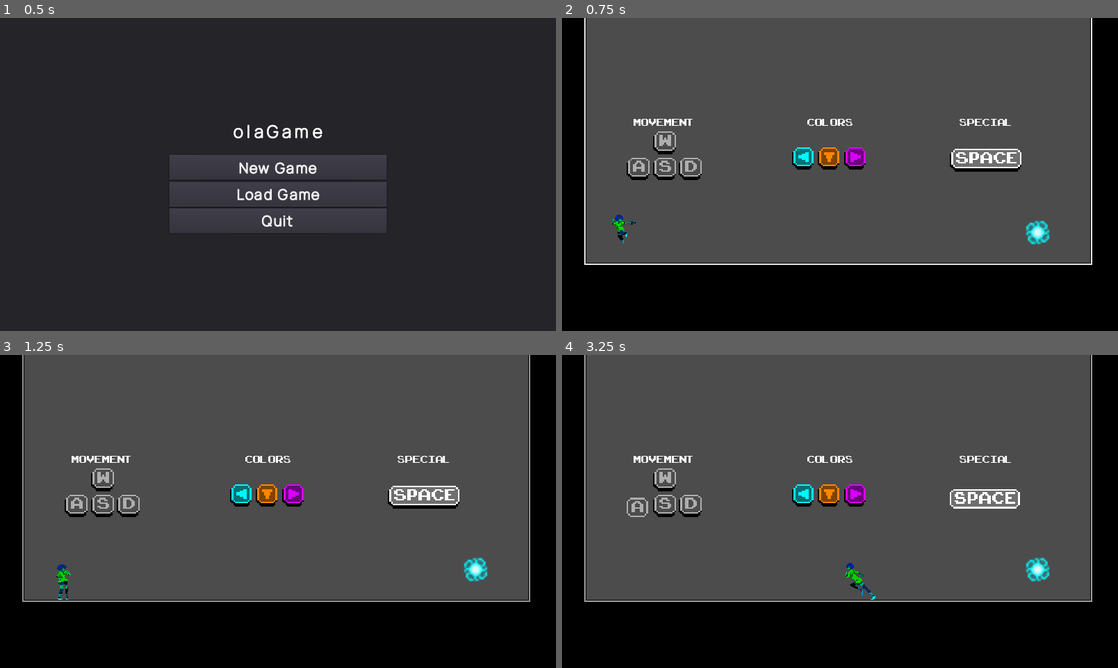
Above: before the commit, frames 1-4 (two rows, left to right).
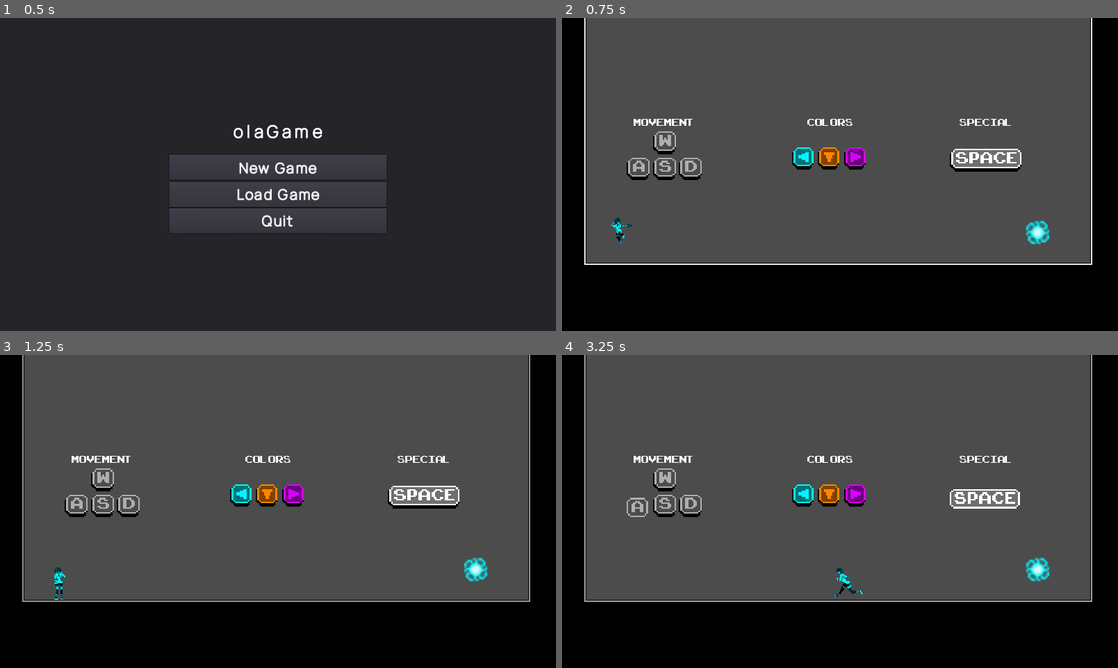
Above: after the commit, the same moments.

Repository: ivancdlarrain/olaGames
Game: Godot game, scene res://scenes/menus/Main_menu.tscn
The game is run twice, just before and just after one commit, with the same random seed, the same clock (stepped at 60 frames per second) and the same inputs.
Inputs:
- Up to frame 1 (0.5 s): no input
- Up to frame 2 (0.75 s): click "New Game" at 0.5 s
- Up to frame 3 (1.25 s): no input
- Up to frame 4 (3.25 s): hold Space (special) 1.28-2.03 s; hold D (WASD_right) 1.28-2.78 s; tap W (WASD_up) at 1.52, 2.27 s; tap Space (special) at 2.1 s; hold A (WASD_left) from 2.78 s (still down); hold Space (special) from 2.78 s (still down)

Frame 1 is identical in both runs. In frame 2, 0.2% of the frame differs, in the area x 8-14%, y 62-73%; in frame 3, 0.2%; in frame 4, 0.3%, in the area x 49-57%, y 66-79%.

Commit message:
changed player a little bit
changed sprite to an atlas
added guts Area2D node

Diff:
--- a/assets/Player.tscn
+++ b/assets/Player.tscn
@@ -1,92 +1,69 @@
-[gd_scene load_steps=38 format=2]
+[gd_scene load_steps=28 format=2]
 
-[ext_resource path="res://assets/sprites/player/idle/idle-1.png" type="Texture" id=1]
+[ext_resource path="res://assets/sprites/player/demo_player.png" type="Texture" id=1]
 [ext_resource path="res://scripts/Player.gd" type="Script" id=2]
 [ext_resource path="res://scripts/state_machines/ColorState.gd" type="Script" id=3]
 [ext_resource path="res://scripts/state_machines/MovementState.gd" type="Script" id=4]
-[ext_resource path="res://assets/sprites/player/jump/jump-1.png" type="Texture" id=5]
-[ext_resource path="res://assets/sprites/player/jump/jump-3.png" type="Texture" id=6]
-[ext_resource path="res://assets/sprites/player/idle/idle-3.png" type="Texture" id=7]
-[ext_resource path="res://assets/sprites/player/jump/jump-2.png" type="Texture" id=8]
-[ext_resource path="res://assets/sprites/player/idle/idle-4.png" type="Texture" id=9]
-[ext_resource path="res://assets/sprites/player/run/run-3.png" type="Texture" id=10]
-[ext_resource path="res://assets/sprites/player/run/run-1.png" type="Texture" id=11]
-[ext_resource path="res://assets/sprites/player/run/run-2.png" type="Texture" id=12]
-[ext_resource path="res://assets/sprites/player/jump/jump-4.png" type="Texture" id=13]
-[ext_resource path="res://assets/sprites/player/idle/idle-2.png" type="Texture" id=14]
-[ext_resource path="res://assets/sprites/player/run/run-5.png" type="Texture" id=15]
-[ext_resource path="res://assets/sprites/player/run/run-6.png" type="Texture" id=16]
-[ext_resource path="res://assets/sprites/player/run/run-4.png" type="Texture" id=17]
-[ext_resource path="res://assets/sprites/player/run/run-7.png" type="Texture" id=18]
-[ext_resource path="res://assets/sprites/player/run/run-8.png" type="Texture" id=19]
 
 [sub_resource type="RectangleShape2D" id=1]
-extents = Vector2( 8.74684, 32.2565 )
+extents = Vector2( 6.74254, 22.9816 )
 
 [sub_resource type="Animation" id=2]
 resource_name = "fall"
-length = 0.12
-step = 0.12
-tracks/0/type = "value"
-tracks/0/path = NodePath("Sprite:texture")
+length = 0.001
+tracks/0/type = "bezier"
+tracks/0/path = NodePath("Sprite:frame")
 tracks/0/interp = 1
 tracks/0/loop_wrap = true
 tracks/0/imported = false
 tracks/0/enabled = true
 tracks/0/keys = {
-"times": PoolRealArray( 0 ),
-"transitions": PoolRealArray( 1 ),
-"update": 1,
-"values": [ ExtResource( 13 ) ]
+"points": PoolRealArray( 7, -0.25, 0, 0.25, 0 ),
+"times": PoolRealArray( 0 )
 }
 
 [sub_resource type="Animation" id=3]
-length = 0.48
+resource_name = "idle"
+length = 0.4
 loop = true
-tracks/0/type = "value"
-tracks/0/path = NodePath("Sprite:texture")
+tracks/0/type = "bezier"
+tracks/0/path = NodePath("Sprite:frame")
 tracks/0/interp = 1
 tracks/0/loop_wrap = true
 tracks/0/imported = false
 tracks/0/enabled = true
 tracks/0/keys = {
-"times": PoolRealArray( 0, 0.12, 0.2, 0.36 ),
-"transitions": PoolRealArray( 1, 1, 9.84916, 0.90125 ),
-"update": 1,
-"values": [ ExtResource( 1 ), ExtResource( 14 ), ExtResource( 7 ), ExtResource( 9 ) ]
+"points": PoolRealArray( 0, -0.25, 0, 0.25, 0, 1, -0.25, 0, 0.25, 0, 2, -0.25, 0, 0.25, 0, 3, -0.25, 0, 0.25, 0 ),
+"times": PoolRealArray( 0, 0.1, 0.2, 0.3 )
 }
 
 [sub_resource type="Animation" id=4]
-length = 0.36
-step = 0.12
-tracks/0/type = "value"
-tracks/0/path = NodePath("Sprite:texture")
+resource_name = "jump"
+length = 0.4
+tracks/0/type = "bezier"
+tracks/0/path = NodePath("Sprite:frame")
 tracks/0/interp = 1
 tracks/0/loop_wrap = true
 tracks/0/imported = false
 tracks/0/enabled = true
 tracks/0/keys = {
-"times": PoolRealArray( 0, 0.12, 0.24, 0.36 ),
-"transitions": PoolRealArray( 1, 1, 1, 1 ),
-"update": 1,
-"values": [ ExtResource( 5 ), ExtResource( 8 ), ExtResource( 6 ), ExtResource( 13 ) ]
+"points": PoolRealArray( 4, -0.25, 0, 0.25, 0, 5, -0.25, 0, 0.25, 0, 6, -0.25, 0, 0.25, 0, 7, -0.25, 0, 0.25, 0 ),
+"times": PoolRealArray( 0, 0.1, 0.2, 0.3 )
 }
 
 [sub_resource type="Animation" id=5]
-length = 0.96
+resource_name = "run"
+length = 0.8
 loop = true
-step = 0.12
-tracks/0/type = "value"
-tracks/0/path = NodePath("Sprite:texture")
+tracks/0/type = "bezier"
+tracks/0/path = NodePath("Sprite:frame")
 tracks/0/interp = 1
 tracks/0/loop_wrap = true
 tracks/0/imported = false
 tracks/0/enabled = true
 tracks/0/keys = {
-"times": PoolRealArray( 0, 0.12, 0.24, 0.36, 0.48, 0.6, 0.72, 0.84 ),
-"transitions": PoolRealArray( 1, 1, 1, 1, 1, 1, 1, 1 ),
-"update": 1,
-"values": [ ExtResource( 11 ), ExtResource( 12 ), ExtResource( 10 ), ExtResource( 17 ), ExtResource( 15 ), ExtResource( 16 ), ExtResource( 18 ), ExtResource( 19 ) ]
+"points": PoolRealArray( 8, -0.25, 0, 0.25, 0, 9, -0.25, 0, 0.25, 0, 10, -0.25, 0, 0.25, 0, 11, -0.25, 0, 0.25, 0, 12, -0.25, 0, 0.25, 0, 13, -0.25, 0, 0.25, 0, 14, -0.25, 0, 0.25, 0, 15, -0.25, 0, 0.25, 0 ),
+"times": PoolRealArray( 0, 0.1, 0.2, 0.3, 0.4, 0.5, 0.6, 0.7 )
 }
 
 [sub_resource type="AnimationNodeAnimation" id=6]
@@ -115,26 +92,37 @@
 
 [sub_resource type="AnimationNodeStateMachineTransition" id=16]
 
-[sub_resource type="AnimationNodeStateMachine" id=17]
+[sub_resource type="AnimationNodeStateMachineTransition" id=17]
+
+[sub_resource type="AnimationNodeStateMachineTransition" id=18]
+
+[sub_resource type="AnimationNodeStateMachineTransition" id=19]
+
+[sub_resource type="AnimationNodeStateMachineTransition" id=20]
+
+[sub_resource type="AnimationNodeStateMachine" id=21]
 states/fall/node = SubResource( 6 )
-states/fall/position = Vector2( 766, 203 )
+states/fall/position = Vector2( 523, 187 )
 states/idle/node = SubResource( 7 )
-states/idle/position = Vector2( 243, 86 )
+states/idle/position = Vector2( 310, 181 )
 states/jump/node = SubResource( 8 )
-states/jump/position = Vector2( 766, 86 )
+states/jump/position = Vector2( 310, 43 )
 states/run/node = SubResource( 9 )
-states/run/position = Vector2( 243, 213 )
-transitions = [ "idle", "run", SubResource( 10 ), "run", "idle", SubResource( 11 ), "run", "jump", SubResource( 12 ), "idle", "jump", SubResource( 13 ), "jump", "fall", SubResource( 14 ), "fall", "idle", SubResource( 15 ), "fall", "run", SubResource( 16 ) ]
+states/run/position = Vector2( 523, 43 )
+transitions = [ "idle", "run", SubResource( 10 ), "idle", "jump", SubResource( 11 ), "fall", "jump", SubResource( 12 ), "fall", "run", SubResource( 13 ), "fall", "idle", SubResource( 14 ), "jump", "idle", SubResource( 15 ), "jump", "run", SubResource( 16 ), "run", "jump", SubResource( 17 ), "run", "idle", SubResource( 18 ), "idle", "fall", SubResource( 19 ), "jump", "fall", SubResource( 20 ) ]
 start_node = "idle"
-graph_offset = Vector2( -145, 35 )
 
-[sub_resource type="AnimationNodeStateMachinePlayback" id=18]
+[sub_resource type="AnimationNodeStateMachinePlayback" id=22]
+
+[sub_resource type="RectangleShape2D" id=23]
+extents = Vector2( 2.09141, 7.47339 )
 
 [node name="Player" type="KinematicBody2D" groups=[
 "alive",
 "drone_target",
 "saveable",
 ]]
+scale = Vector2( 1.1, 1.2 )
 collision_layer = 9
 collision_mask = 9
 script = ExtResource( 2 )
@@ -146,17 +134,13 @@
 script = ExtResource( 3 )
 
 [node name="GroundCollisionShape" type="CollisionShape2D" parent="."]
-position = Vector2( 1.90542, 11.1626 )
+position = Vector2( 0.256704, 2.02225 )
 shape = SubResource( 1 )
 
 [node name="AirCollisionShape" type="CollisionShape2D" parent="."]
-position = Vector2( 1.905, 8 )
-scale = Vector2( 1, 0.8 )
+visible = false
+position = Vector2( 0.256704, 2.02225 )
 shape = SubResource( 1 )
-
-[node name="Sprite" type="Sprite" parent="."]
-scale = Vector2( 1.336, 1.336 )
-texture = ExtResource( 7 )
 
 [node name="CoyoteTimer" type="Timer" parent="."]
 wait_time = 0.05
@@ -169,6 +153,12 @@
 wait_time = 0.4
 one_shot = true
 
+[node name="Sprite" type="Sprite" parent="."]
+texture = ExtResource( 1 )
+vframes = 4
+hframes = 4
+frame = 2
+
 [node name="AnimationPlayer" type="AnimationPlayer" parent="."]
 anims/fall = SubResource( 2 )
 anims/idle = SubResource( 3 )
@@ -176,7 +166,14 @@
 anims/run = SubResource( 5 )
 
 [node name="AnimationTree" type="AnimationTree" parent="."]
-tree_root = SubResource( 17 )
+tree_root = SubResource( 21 )
 anim_player = NodePath("../AnimationPlayer")
 active = true
-parameters/playback = SubResource( 18 )
+parameters/playback = SubResource( 22 )
+
+[node name="Guts" type="Area2D" parent="."]
+
+[node name="CollisionShape2D" type="CollisionShape2D" parent="Guts"]
+position = Vector2( 0.0928116, -4.38152 )
+shape = SubResource( 23 )
+[connection signal="body_entered" from="Guts" to="." method="_on_Guts_body_entered"]
--- a/scripts/Player.gd
+++ b/scripts/Player.gd
@@ -151,3 +151,8 @@
 
 	}
 	return save_dict
+
+
+func _on_Guts_body_entered(body):
+	if body != self:
+		_die()
--- a/scripts/state_machines/ColorState.gd
+++ b/scripts/state_machines/ColorState.gd
@@ -10,11 +10,15 @@
 func enter_layer(layer):
 	parent.set_collision_layer_bit(layer, true)
 	parent.set_collision_mask_bit(layer, true)
+	parent.get_node('Guts').set_collision_layer_bit(layer, true)
+	parent.get_node('Guts').set_collision_mask_bit(layer, true)
 
 
 func exit_layer(layer):
 	parent.set_collision_layer_bit(layer, false)
 	parent.set_collision_mask_bit(layer, false)
+	parent.get_node('Guts').set_collision_layer_bit(layer, false)
+	parent.get_node('Guts').set_collision_mask_bit(layer, false)
 
 
 func _ready():
Binary file added: assets/sprites/player/demo_player.png
Not shown, added: assets/sprites/player/demo_player.png.import
